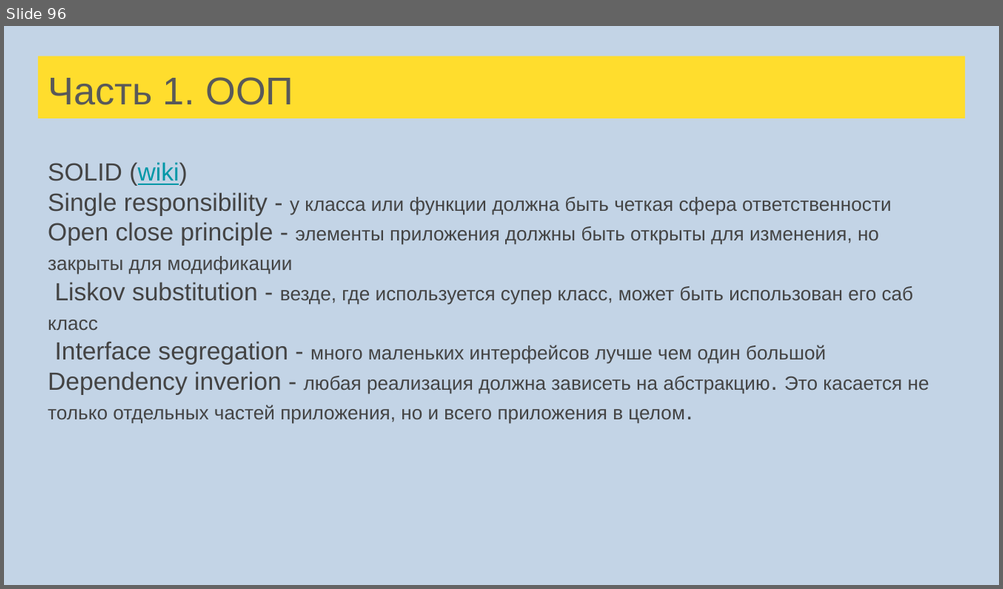
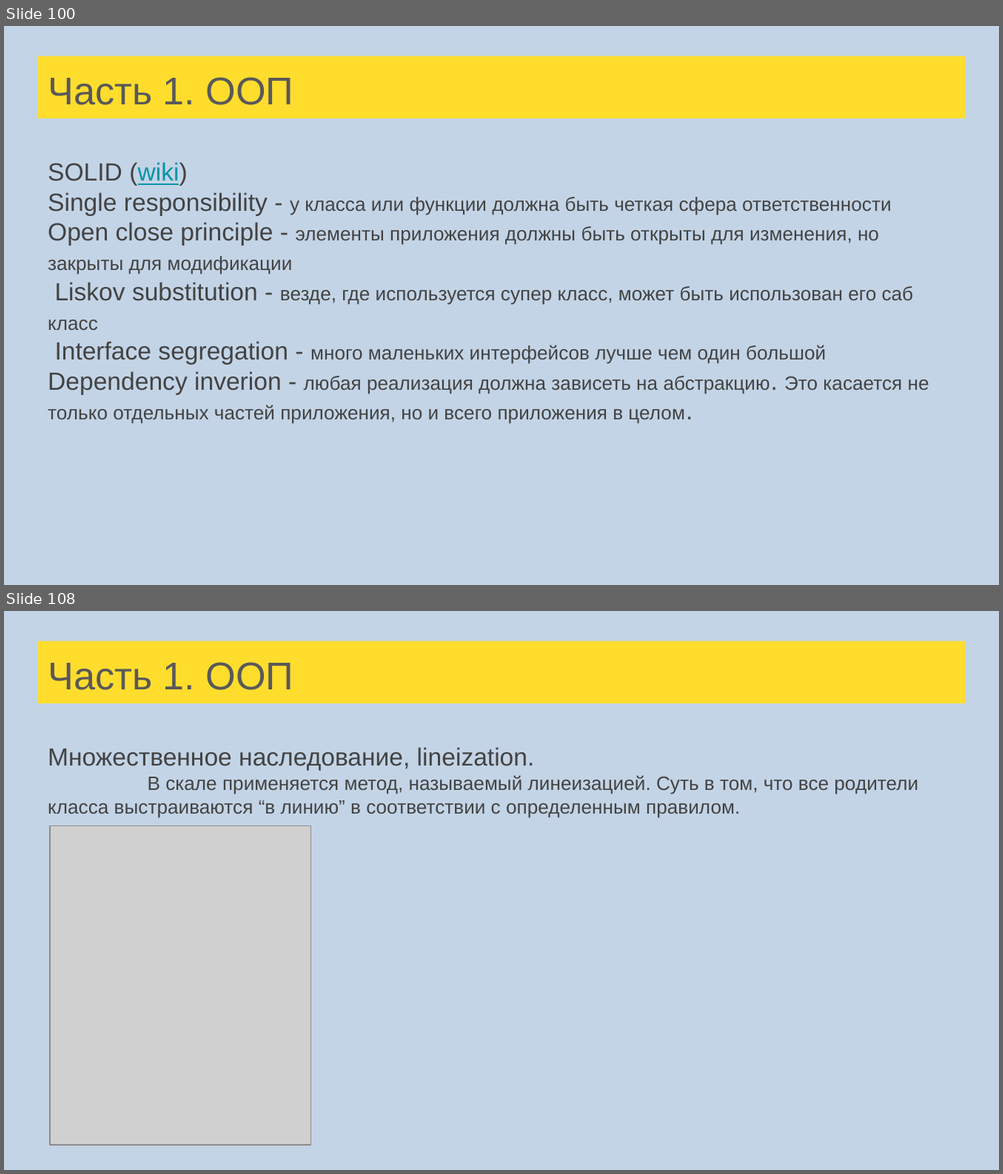
Before and after one commit to skye17/scala-school, a slide deck: src/main/resources/Лекции Scala для FinTech.pptx. Shown one above the other, each under a label of ours: slide 96 before the commit, slides 100 and 108 after it; the slides between them are not shown. The pictures are 1003x589 and 1003x1174 pixels, drawn with LibreOffice and Linux fonts; fonts in the diff are those of the drawing; grey boxes stand for pictures. Boxes give left, top, right and bottom in pixels: in the first picture for what was removed or moved away, otherwise in the second. Text is boxed around its words. In the diff, an @@ line names an element or a change of style, - is before the commit and + after.

```diff
--- a/src/main/resources/Лекции Scala для FinTech.pptx
+++ b/src/main/resources/Лекции Scala для FinTech.pptx
@@ slide 108 added at [4,611,999,1170], background #C3D4E6 @@
@@ title added at [38,641,965,703], fill #FFDD2D, 28 pt, text #595959 @@
+Часть 1. ООП
@@ text added at [48,747,918,818], 14 pt, text #434343 @@
+Множественное наследование, lineization.
+В скале применяется метод, называемый линеизацией. Суть в том, что все родители класса выстраиваются “в линию” в соответствии с определенным правилом.
@@ picture added at [50,826,310,1145] @@
@@ what was slide 96 is now slide 100 @@
```
Also in this commit, not shown: 5 slides changed, 16 other slides added, 1 slide removed, 20 other files.
